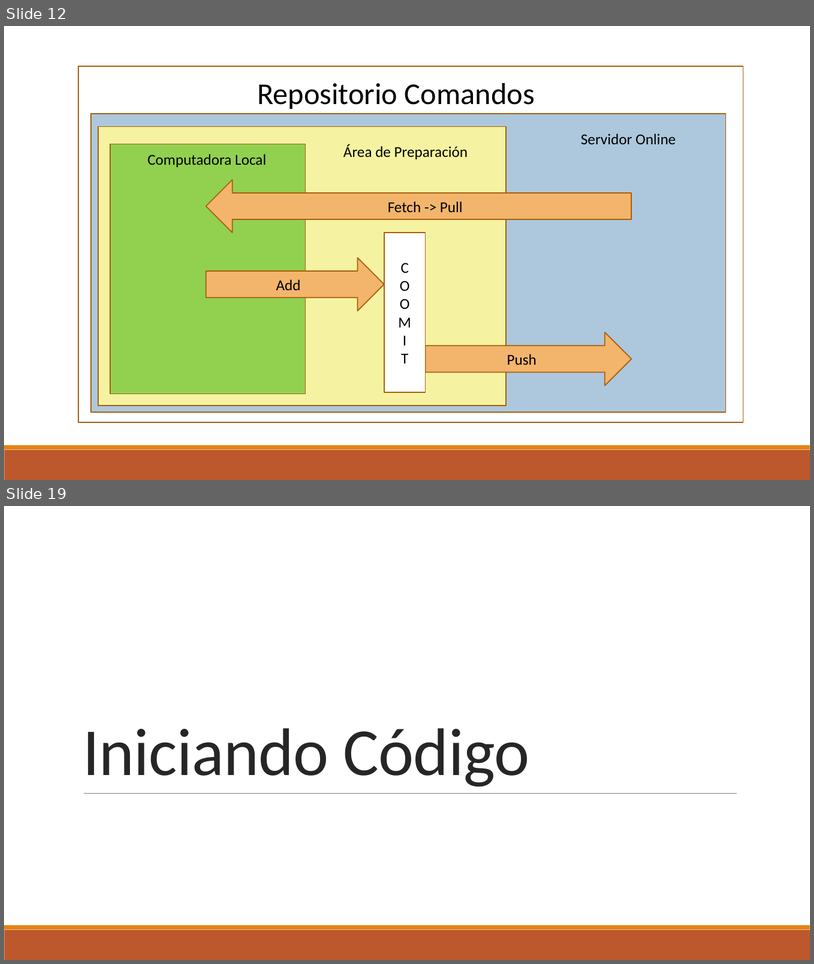
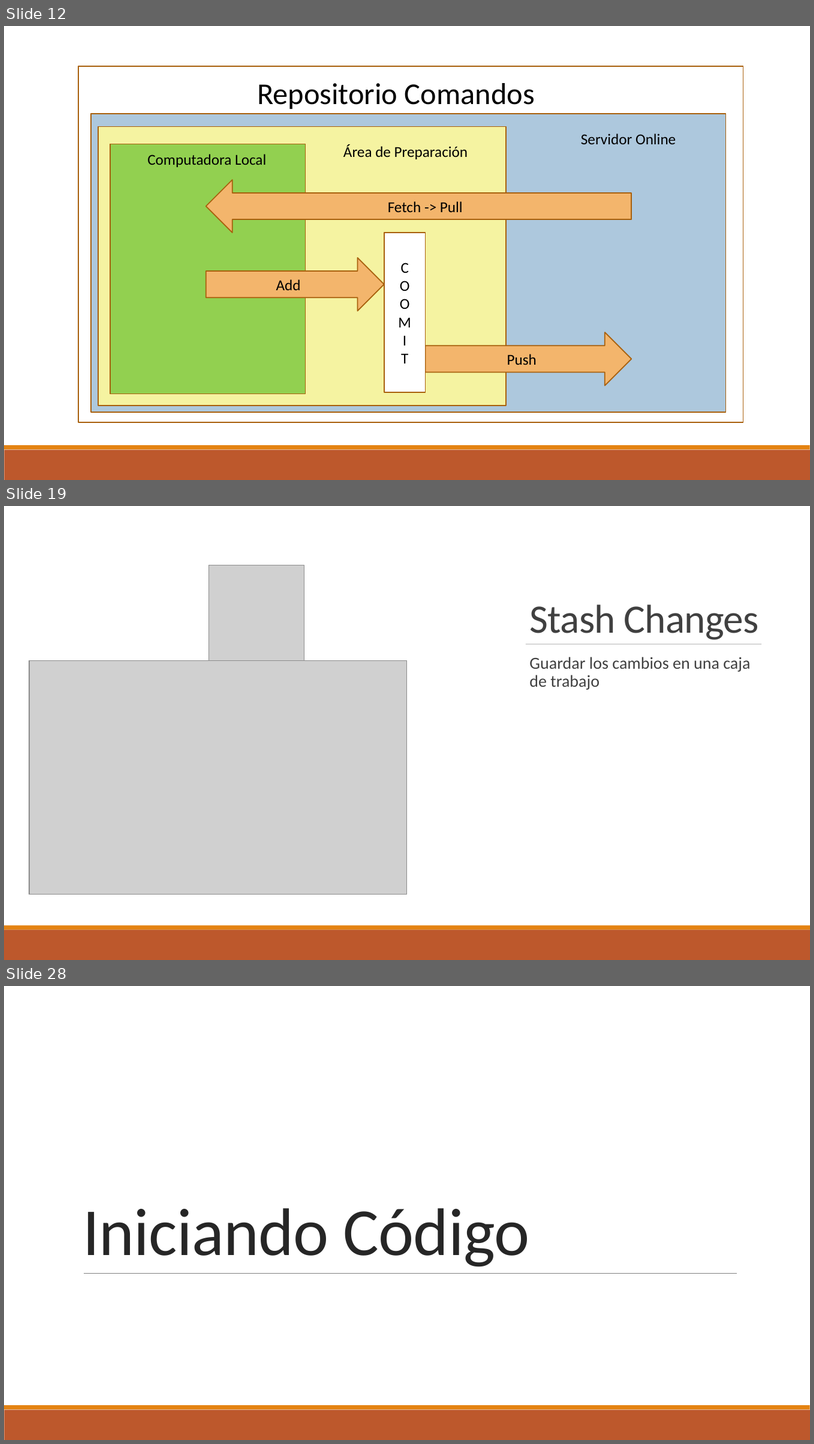
Before and after one commit to DuckHunter213/TutorialGit, a slide deck: Git.pptx. Shown one above the other, each under a label of ours: slides 12 and 19 before the commit, slides 12, 19 and 28 after it; the slides between them are not shown. The pictures are 814x964 and 814x1444 pixels, drawn with LibreOffice and Linux fonts; fonts in the diff are those of the drawing; grey boxes stand for pictures; background and template pictures are left out. Boxes give left, top, right and bottom in pixels: in the first picture for what was removed or moved away, otherwise in the second. Text is boxed around its words. In the diff, an @@ line names an element or a change of style, - is before the commit and + after.

Commit message:
Cambios para la presentación del Viernes

```diff
--- a/Git.pptx
+++ b/Git.pptx
@@ slide 19 added at (x1=4, y1=506, x2=810, y2=960), background #FFFFFF @@
@@ rectangle added at (x1=4, y1=506, x2=810, y2=925), fill #FFFFFF @@
@@ picture added at (x1=209, y1=565, x2=305, y2=747) @@
@@ title added at (x1=530, y1=604, x2=759, y2=640), 48 pt, text #404040 @@
+Stash Changes
@@ line added from (526, 644) to (762, 644), #808080 0.5 pt @@
@@ picture added at (x1=29, y1=660, x2=408, y2=894) @@
@@ text added at (x1=530, y1=657, x2=750, y2=690), 20 pt, text #404040 @@
+  Guardar los cambios en una caja de trabajo
@@ rectangle added at (x1=4, y1=925, x2=810, y2=930), fill #E48312 @@
@@ rectangle added at (x1=4, y1=930, x2=810, y2=960), fill #BD582C @@
@@ what was slide 19 is now slide 28 @@
```
Also in this commit, not shown: 14 other slides added, 2 slides removed.
